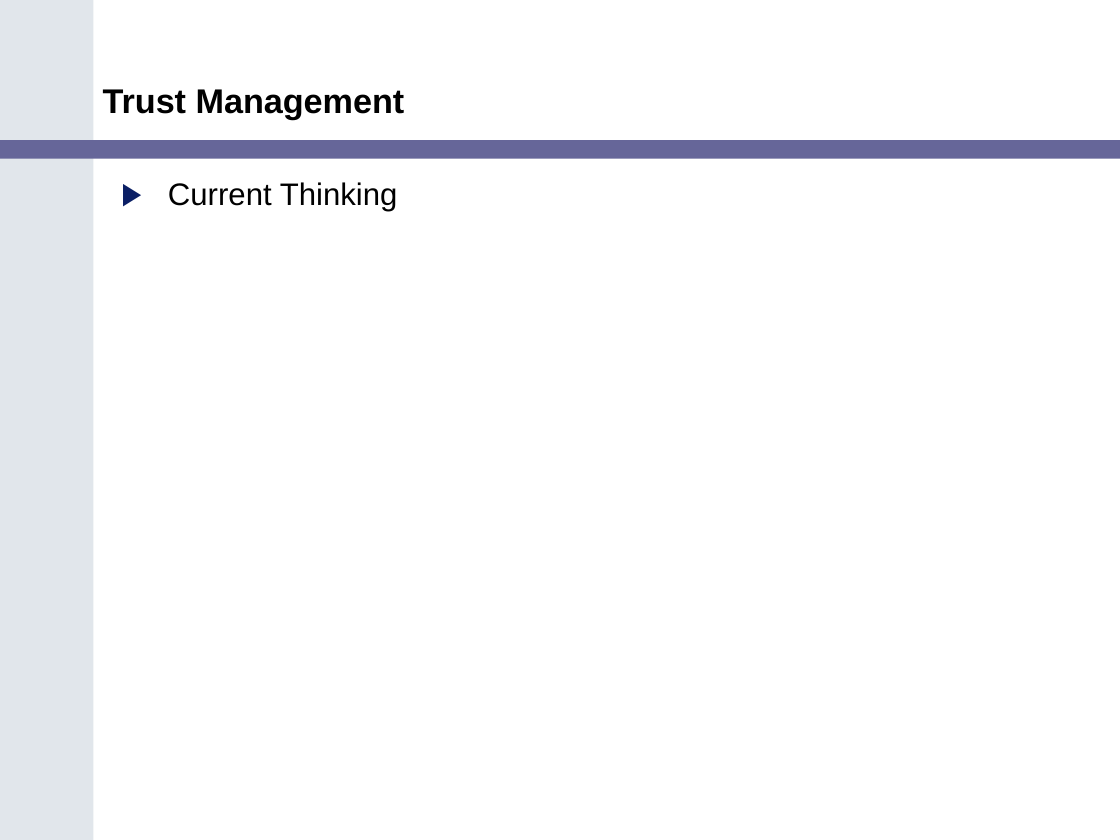
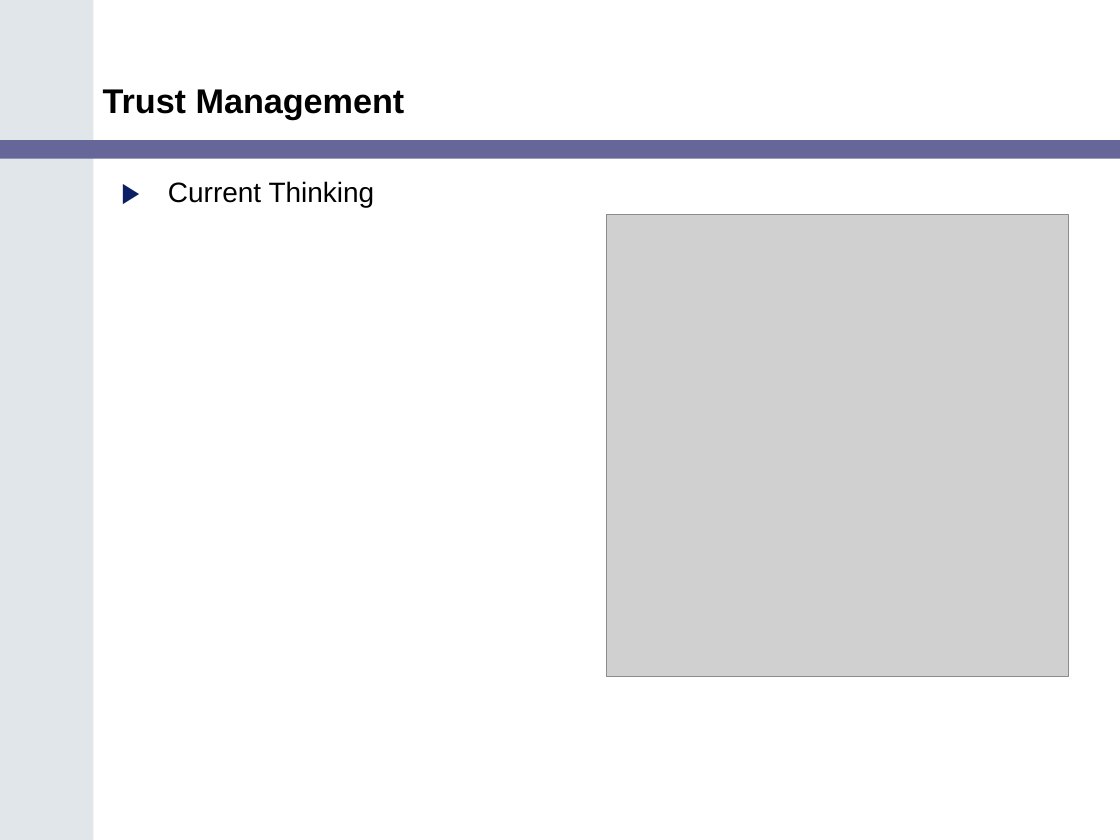
Before and after one commit to NCIP/cagrid-portal, a slide deck: slide 11 of cagrid-1-0/Documentation/presentations/200602_VCDE_ARCH/caGrid_Security_Arch_VCDE_Feb2.ppt. Drawn at 1120x840 pixels with LibreOffice and Linux fonts; fonts in the diff are those of the drawing; grey boxes stand for pictures; background and template pictures are left out. Boxes give left, top, right and bottom in pixels: in the first picture for what was removed or moved away, otherwise in the second. Text is boxed around its words. In the diff, an @@ line names an element or a change of style, - is before the commit and + after.

```diff
--- a/cagrid-1-0/Documentation/presentations/200602_VCDE_ARCH/caGrid_Security_Arch_VCDE_Feb2.ppt
+++ b/cagrid-1-0/Documentation/presentations/200602_VCDE_ARCH/caGrid_Security_Arch_VCDE_Feb2.ppt
@@ text "Current Thinking" at [168, 181, 375, 207]: size 20 to 18 pt @@
@@ picture added at [607, 215, 1070, 678] @@
```
Also in this commit, not shown: 1 other slide changed, 1 other file.
